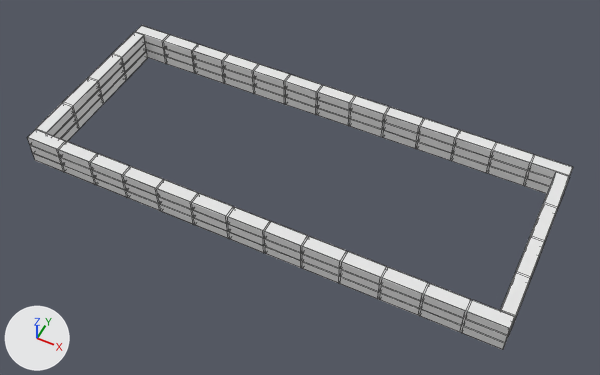
Before and after pictures for a commit that changed the FBX model unity/Assets/Art/Models/Park_FlowerBed.fbx.
Camera for both pictures: a 50 mm camera at (11.5, -22.5, 27.4) aimed at (0.5, -0.6, 0.0). Every picture has the same lights, and +X, +Y and +Z are marked at lower left. The older version comes first. Mesh edges are drawn as thin lines. Where no turn or scale is listed for an object, it has been applied to the vertices. Vertices at exactly the same position are counted once.

The first picture shows 'Park_FlowerBed'.
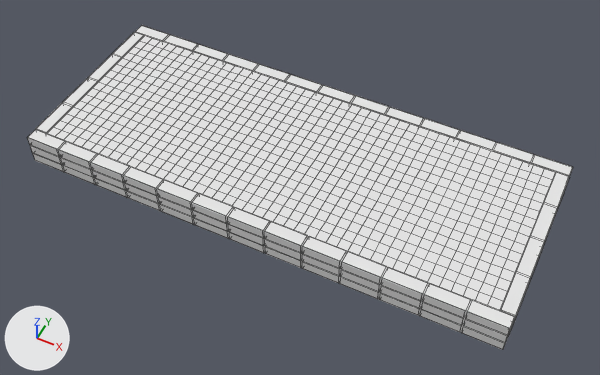
Boxes [x1, y1, x2, y2] around the edits, measured in the pictures (600 x 375 px):
```json
{"part": 1, "of": "me_park_flowerbed", "change": "added", "after": [47, 35, 556, 310]}
```

The change, as JSON lines over the scene's bpy script:
```json
{"block": "me_park_flowerbed", "where": "# used by ob_park_flowerbed; location = (0.0, 0.0, 0.0)"}
{"op": "remove", "block": "me_park_flowerbed", "code": "me_park_flowerbed.from_pydata(...)  # 848 vertices, 636 faces; spans x -11.0..11.0, y -4.5..4.5, z 0.0..1.5"}
{"op": "add", "block": "me_park_flowerbed", "code": "me_park_flowerbed.from_pydata(...)  # 1621 vertices, 1346 faces; spans x -11.0..11.0, y -4.5..4.5, z 0.0..1.5"}
{"block": "me_park_flowerbed", "change": "me_park_flowerbed part 1: a new loose piece of 765 vertices spanning x -10.4..10.4, y -3.9..3.9, z 1.4..1.5, in mat_vertexcolor (white #e7e7e7)"}
{"block": "me_park_flowerbed", "change": "other edits to the shape of me_park_flowerbed do not show in these pictures"}
```
